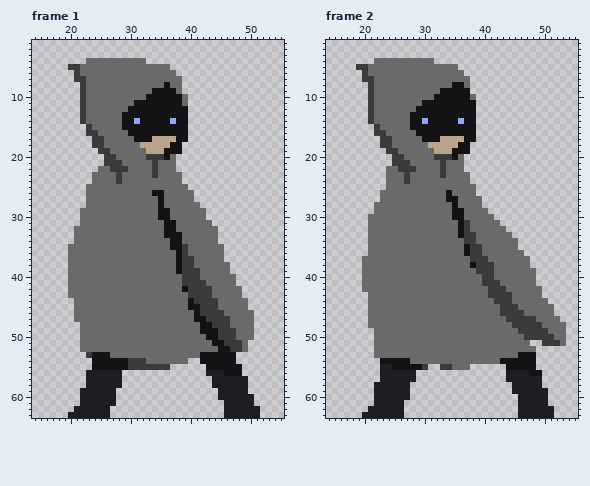
A pixel-art file gets an edit: Wizard Slash/Assets/Sprites/Wiz/wiz_runBrake.aseprite. Above, as it was before the edit.
64x64 pixels, 7 frames. Shown: frame 1: x 14..55, y 1..63; frame 2: x 14..55, y 1..63. The commit also changed other frames, which this record leaves out.
New version:
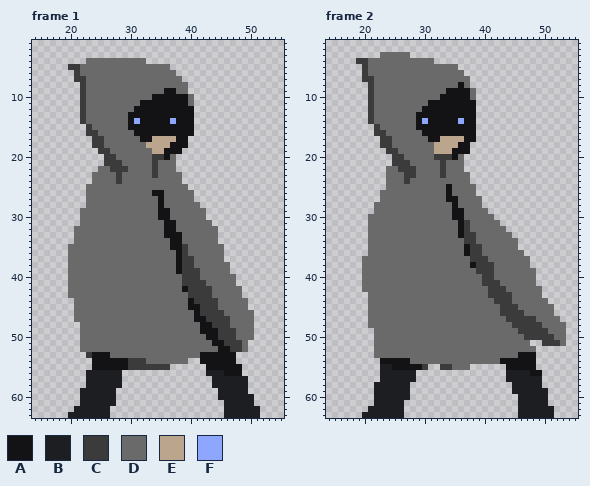
Palette (. is transparent): A #131315  B #1d1e22  C #3b3b3b  D #6a6a6a  E #bba58d  F #8fa6ff
Difference:
Frame 1:
Colour A now appears in rows 12 to 16 at x 40; in row 18 at x 39.
The author changed colour D to colour A in rows 10 to 11 at x 39.
Colour D now appears in rows 8 to 9 at x 39; in rows 10 to 11 at x 40.
The author changed colour A to colour D in row 8 at x 36; in row 9 at x 34 to 35; in row 10 at x 33; in row 11 at x 31; in row 12 at x 30; in rows 13 to 15 at x 29.
The author changed colour A to colour D in row 16 at x 30; in row 17 at x 31.
The author changed colour C to colour D in row 20 at x 33.
The author changed colour E to colour D in row 18 at x 32; in row 19 at x 33.
Frame 2:
The author changed colour D to colour A in row 25 at x 34.
Colour C now appears in row 4 at x 19 to 20.
The author changed colour D to colour C in row 23 at x 28.
Colour D now appears in row 3 at x 23 to 27; in row 4 at x 21; in row 9 at x 38.
The author changed colour A to colour D in row 8 at x 35; in row 9 at x 33; in row 10 at x 32; in row 11 at x 30; in row 12 at x 29; in rows 13 to 15 at x 28.
The author changed colour A to colour D in row 16 at x 29; in row 17 at x 30.
The author changed colour E to colour D in row 18 at x 31.
The author cleared colour C in row 5 at x 19.
Boxes around the changes in both pictures, in picture pixels (x1, y1, x2, y2):
changed: (122, 82, 194, 160)
changed: (356, 52, 410, 70)
changed: (410, 82, 476, 148)
changed: (410, 172, 416, 178)
changed: (446, 184, 452, 190)
